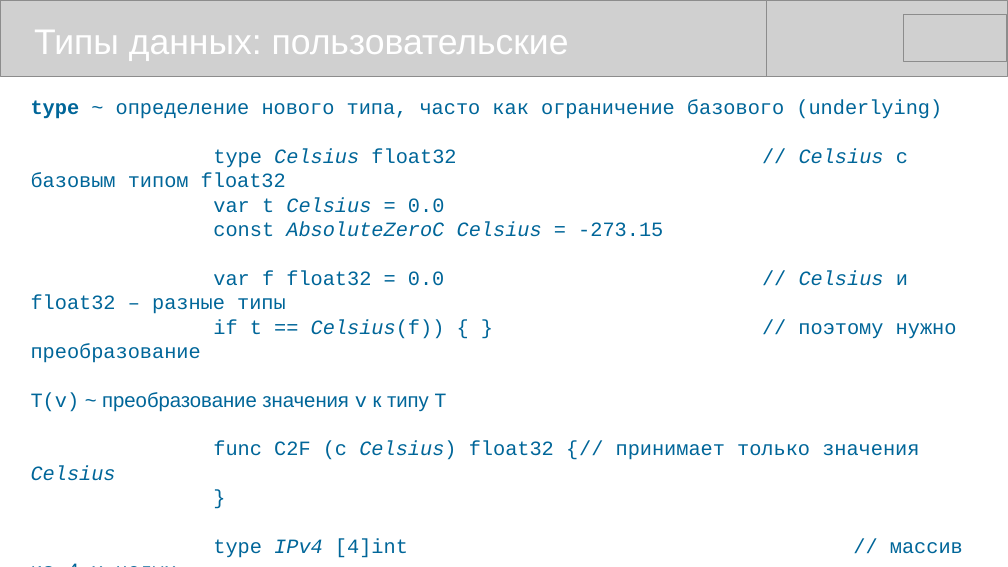
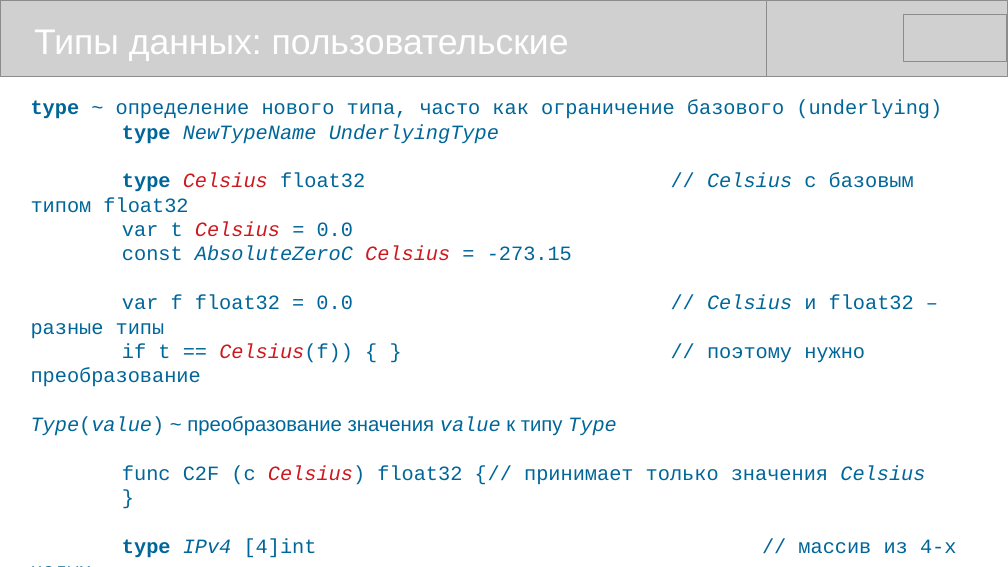
Before and after one commit to mike-shock/Go_language, a slide deck: slide 22 of Go_Intro.odp (slide 18 before the commit). Drawn at 1008x567 pixels with LibreOffice and Linux fonts; fonts in the diff are those of the drawing; grey boxes stand for pictures. Boxes give left, top, right and bottom in pixels: in the first picture for what was removed or moved away, otherwise in the second. Text is boxed around its words. In the diff, an @@ line names an element or a change of style, - is before the commit and + after.

```diff
--- a/Go_Intro.odp
+++ b/Go_Intro.odp
@@ text at <box>122,124,499,144</box>: paragraph added @@
+type NewTypeName UnderlyingType
@@ text at <box>31,173,957,558</box>: text colour #006699 to #CE181E in "Celsius", "Celsius", "Celsius", "Celsius(f))" and 1 more places; bold on in "type", "type" @@
@@ text at <box>31,416,617,436</box>: text changed @@
-T(v) ~ преобразование значения v к типу T
+Type(value) ~ преобразование значения value к типу Type
```
Also in this commit, not shown: 13 other slides changed, 8 slides added.
